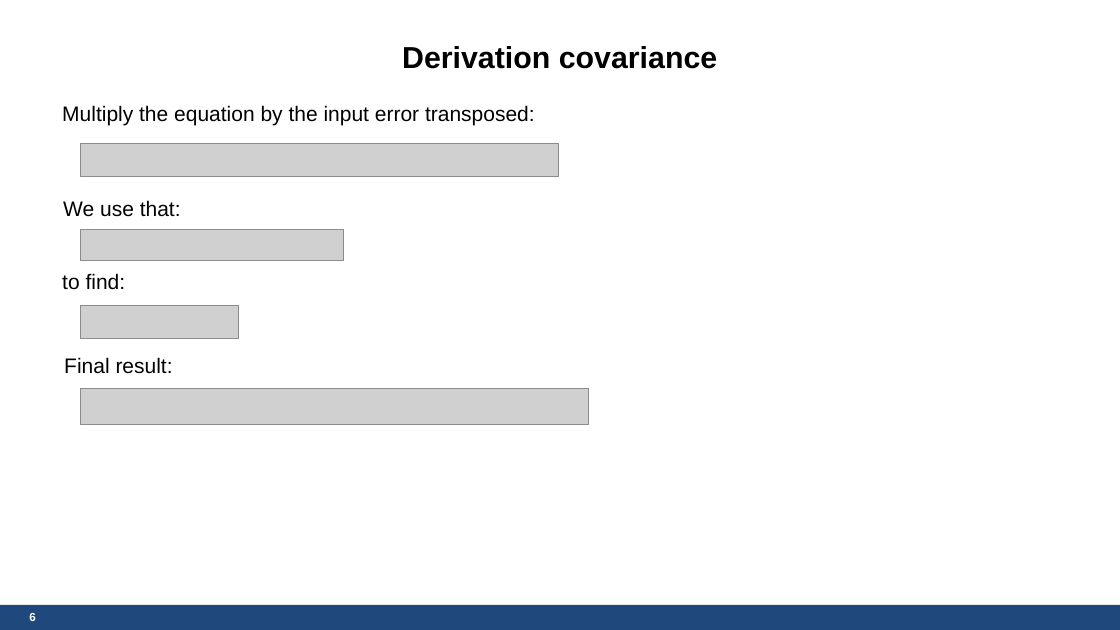
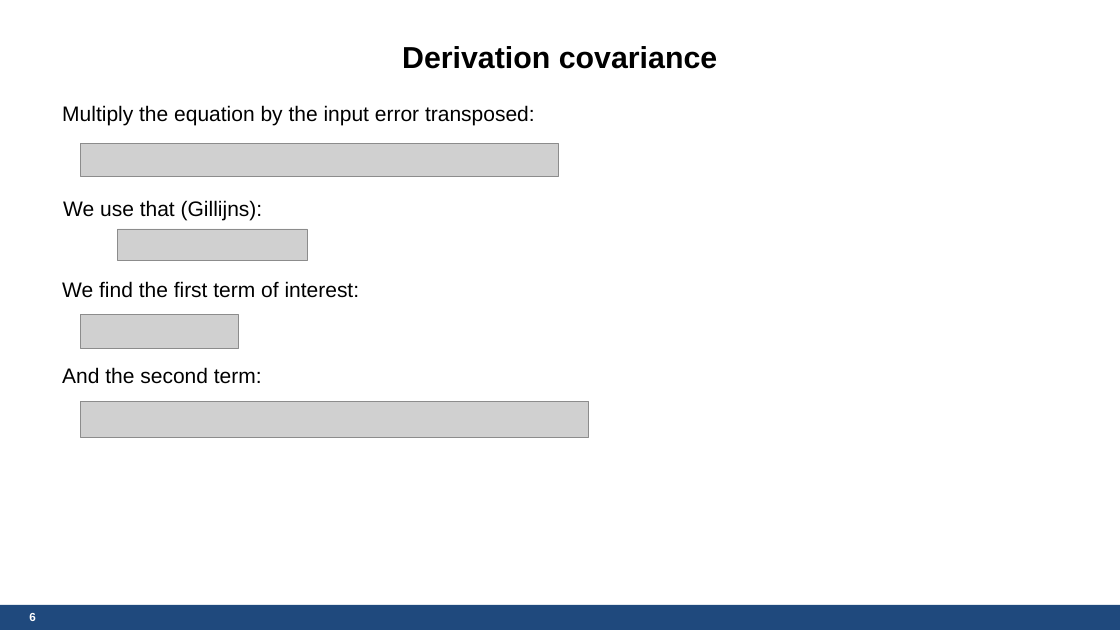
Before and after one commit to Oyvindwpetersen/ssm_tools, a slide deck: slide 6 of doc/logL.pptx. Drawn at 1120x630 pixels with LibreOffice and Linux fonts; fonts in the diff are those of the drawing; grey boxes stand for pictures; background and template pictures are left out. Boxes give left, top, right and bottom in pixels: in the first picture for what was removed or moved away, otherwise in the second. Text is boxed around its words. In the diff, an @@ line names an element or a change of style, - is before the commit and + after.

```diff
--- a/doc/logL.pptx
+++ b/doc/logL.pptx
@@ text at box(63, 200, 263, 221): text changed @@
-We use that:
+We use that (Gillijns):
@@ picture: place and size @@
-picture at box(81, 229, 344, 260)
+picture at box(118, 229, 308, 260)
@@ text at box(62, 281, 360, 298): text changed @@
-to find:
+We find the first term of interest:
@@ picture: place and size @@
-picture at box(81, 305, 239, 339)
+picture at box(81, 314, 239, 348)
@@ text at box(62, 367, 262, 384): text changed @@
-Final result:
+And the second term:
@@ picture: place and size @@
-picture at box(81, 388, 589, 424)
+picture at box(81, 402, 589, 438)
```
Also in this commit, not shown: 4 other slides changed, 1 other file.
